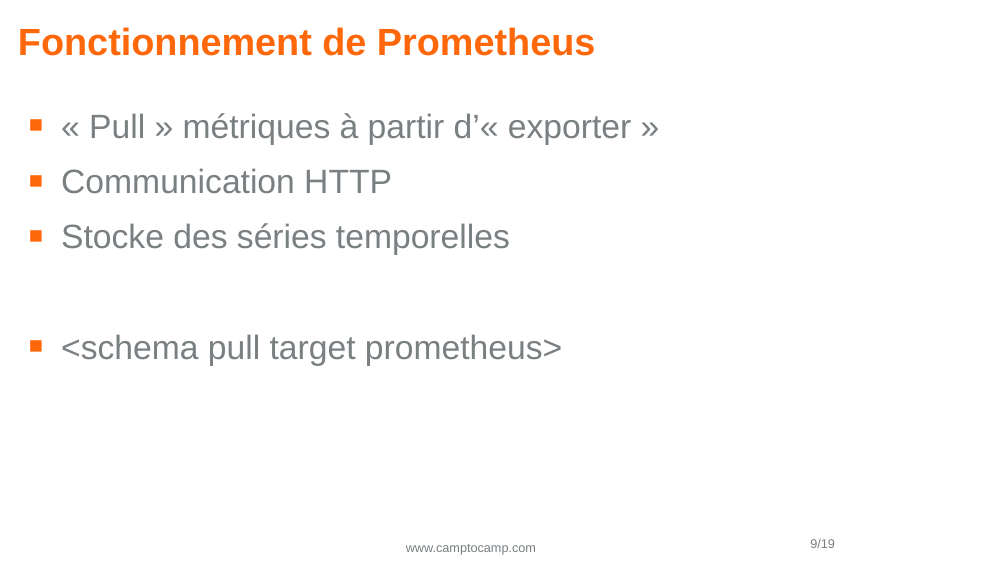
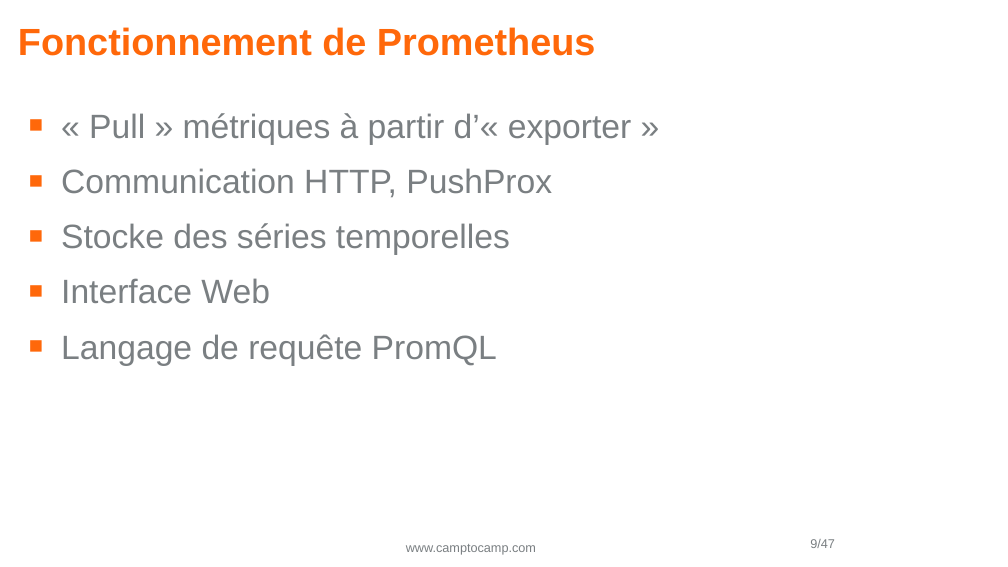
Before and after one commit to Vampouille/demo-prometheus-postgres, a slide deck: slide 9 of pgday2.odp. Drawn at 1008x567 pixels with LibreOffice and Linux fonts; fonts in the diff are those of the drawing; background and template pictures are left out. Boxes give left, top, right and bottom in pixels: in the first picture for what was removed or moved away, otherwise in the second. Text is boxed around its words. In the diff, an @@ line names an element or a change of style, - is before the commit and + after.

```diff
--- a/pgday2.odp
+++ b/pgday2.odp
@@ text at box(61, 168, 552, 197): text changed @@
-■ Communication HTTP
+■ Communication HTTP, PushProx
@@ text at box(61, 278, 497, 366): text changed @@
-■ <schema pull target prometheus>
+■ Interface Web
+■ Langage de requête PromQL
@@ page number at box(810, 539, 835, 548): text changed @@
-9/19
+9/47
```
Also in this commit, not shown: 5 other slides changed, 29 slides added, 1 slide removed, 2 other files.
